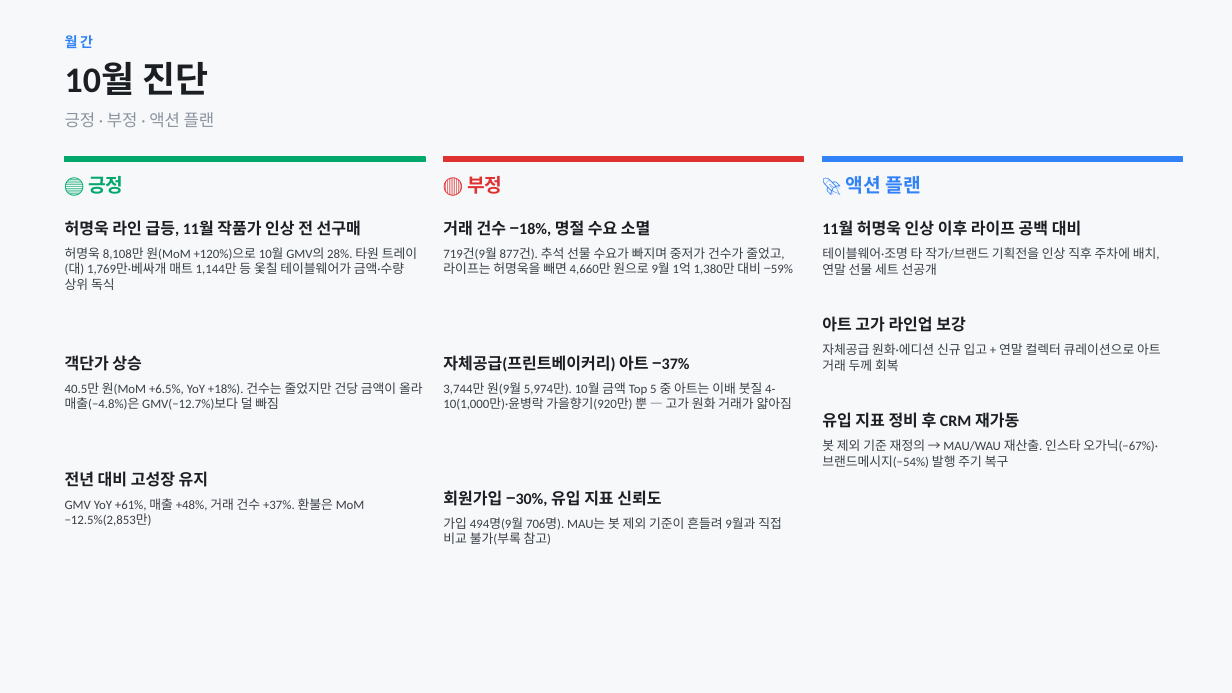
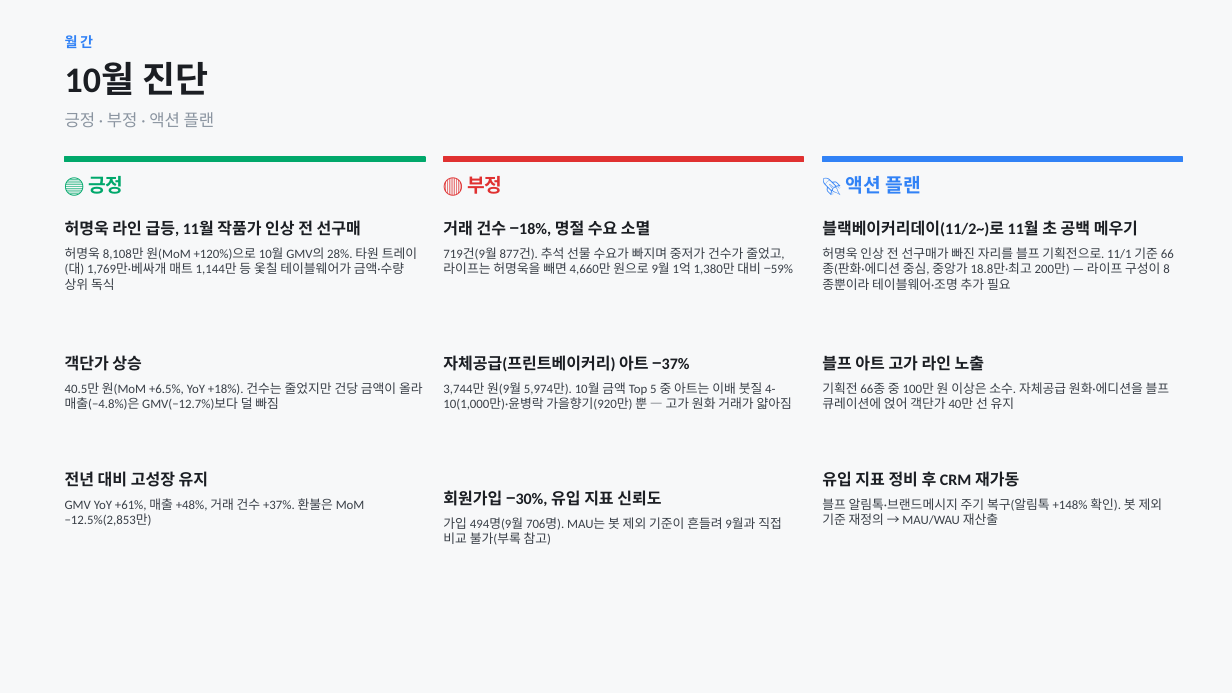
Before and after one commit to Su-pbg/dashboard, a slide deck: slide 5 of PBG_성과공유_2026-11-02.pptx. Drawn at 1232x693 pixels with LibreOffice and Linux fonts; fonts in the diff are those of the drawing. Boxes give left, top, right and bottom in pixels: in the first picture for what was removed or moved away, otherwise in the second. Text is boxed around its words. In the diff, an @@ line names an element or a change of style, - is before the commit and + after.

```diff
--- a/PBG_성과공유_2026-11-02.pptx
+++ b/PBG_성과공유_2026-11-02.pptx
@@ text at <box>822,220,1138,236</box>: text changed @@
-11월 허명욱 인상 이후 라이프 공백 대비
+블랙베이커리데이(11/2~)로 11월 초 공백 메우기
@@ text at <box>822,247,1160,290</box>: text changed @@
-테이블웨어·조명 타 작가/브랜드 기획전을 인상 직후 주차에 배치, 연말 선물 세트 선공개
+허명욱 인상 전 선구매가 빠진 자리를 블프 기획전으로. 11/1 기준 66종(판화·에디션 중심, 중앙가 18.8만·최고 200만) — 라이프 구성이 8종뿐이라 테이블웨어·조명 추가 필요
@@ text at <box>822,355,984,371</box>: text changed @@
-아트 고가 라인업 보강
+블프 아트 고가 라인 노출
@@ text at <box>822,382,1170,409</box>: text changed @@
-자체공급 원화·에디션 신규 입고 + 연말 컬렉터 큐레이션으로 아트 거래 두께 회복
+기획전 66종 중 100만 원 이상은 소수. 자체공급 원화·에디션을 블프 큐레이션에 얹어 객단가 40만 선 유지
@@ text "유입 지표 정비 후 CRM ...": place and size @@
-text "유입 지표 정비 후 CRM ..." at <box>822,412,1019,428</box>
+text "유입 지표 정비 후 CRM ..." at <box>822,471,1019,487</box>
@@ text at <box>822,498,1163,525</box>: text changed @@
-봇 제외 기준 재정의 → MAU/WAU 재산출. 인스타 오가닉(−67%)·브랜드메시지(−54%) 발행 주기 복구
+블프 알림톡·브랜드메시지 주기 복구(알림톡 +148% 확인). 봇 제외 기준 재정의 → MAU/WAU 재산출
```
Also in this commit, not shown: 1 other slide changed, 1 other file.
